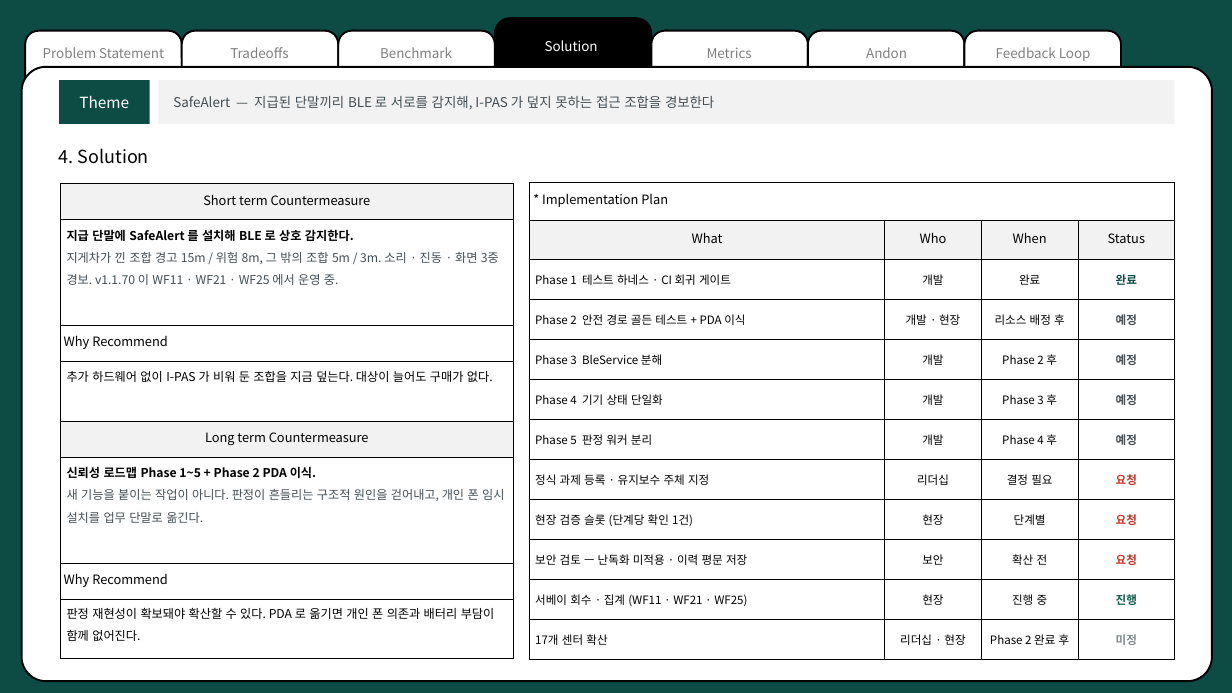
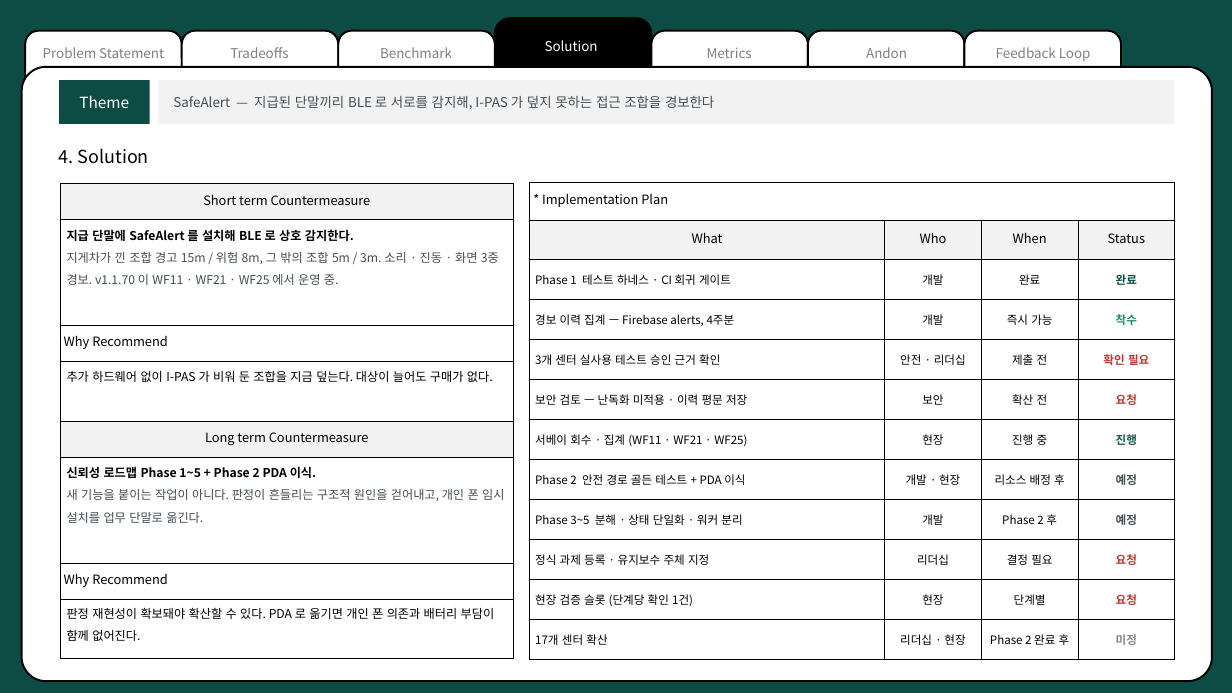
Before and after one commit to pslymzero-cyber/SafeAlert, a slide deck: slide 9 of docs/presentation/cousolve/SafeAlert_CouSolve_2026.08.pptx. Drawn at 1232x693 pixels with LibreOffice and Linux fonts; fonts in the diff are those of the drawing. Boxes give left, top, right and bottom in pixels: in the first picture for what was removed or moved away, otherwise in the second. Text is boxed around its words. In the diff, an @@ line names an element or a change of style, - is before the commit and + after.

```diff
--- a/docs/presentation/cousolve/SafeAlert_CouSolve_2026.08.pptx
+++ b/docs/presentation/cousolve/SafeAlert_CouSolve_2026.08.pptx
@@ table at box(530, 183, 1176, 660) @@
+row 4: 경보 이력 집계 — Firebase alerts, 4주분 | 개발 | 즉시 가능 | 착수
+row 5: 3개 센터 실사용 테스트 승인 근거 확인 | 안전 · 리더십 | 제출 전 | 확인 필요
+row 6: 보안 검토 — 난독화 미적용 · 이력 평문 저장 | 보안 | 확산 전 | 요청
+row 7: 서베이 회수 · 집계 (WF11 · WF21 · WF25) | 현장 | 진행 중 | 진행
-row 5: Phase 3 BleService 분해 | 개발 | Phase 2 후 | 예정
-row 6: Phase 4 기기 상태 단일화 | 개발 | Phase 3 후 | 예정
-row 7: Phase 5 판정 워커 분리 | 개발 | Phase 4 후 | 예정
+row 9: Phase 3~5 분해 · 상태 단일화 · 워커 분리 | 개발 | Phase 2 후 | 예정
-row 10: 보안 검토 — 난독화 미적용 · 이력 평문 저장 | 보안 | 확산 전 | 요청
-row 11: 서베이 회수 · 집계 (WF11 · WF21 · WF25) | 현장 | 진행 중 | 진행
```
Also in this commit, not shown: 5 other slides changed, 4 other files.
